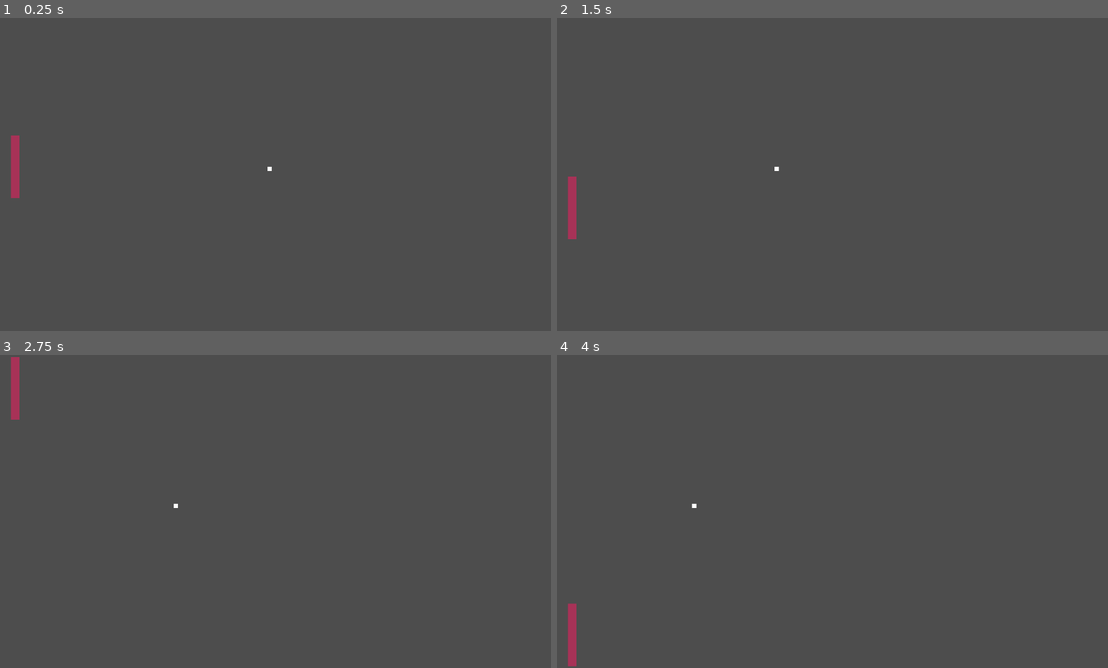
Above: before the commit, frames 1-4 (two rows, left to right).
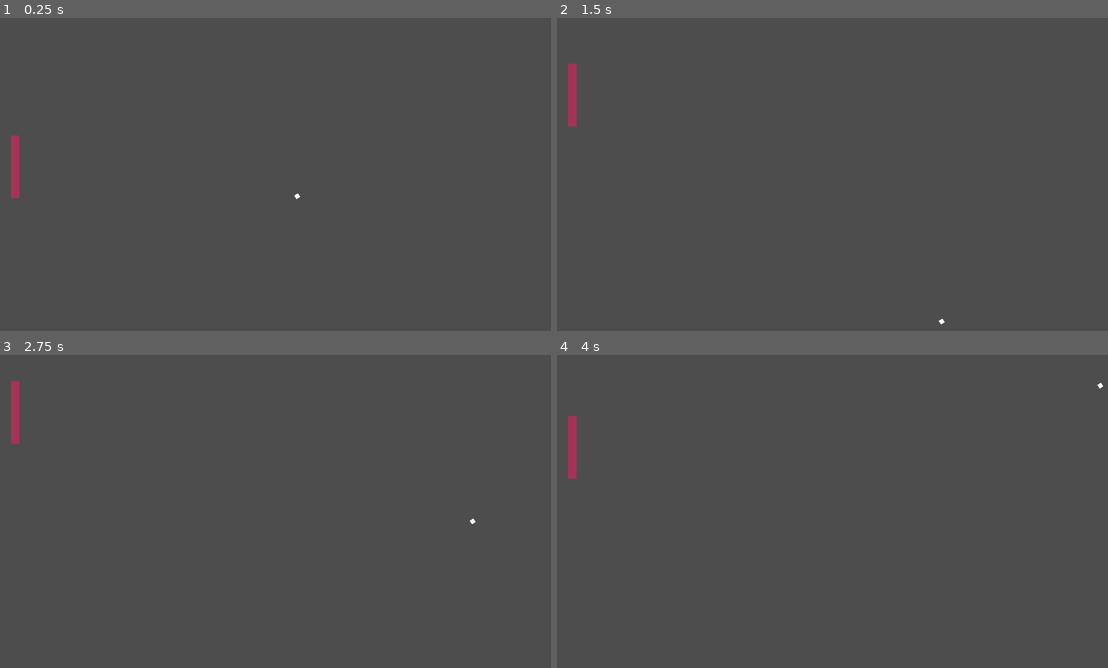
Above: after the commit, the same moments.

Repository: rdleon/netpong
Game: Godot game, scene res://Scenes/scene_handler.tscn
The game is run twice, just before and just after one commit, with the same random seed, the same clock (stepped at 60 frames per second) and the same inputs.
Inputs:
- Up to frame 1 (0.25 s): no input
- Up to frame 2 (1.5 s): hold Up (ui_up) 0.53-1.28 s; hold Down (ui_down) from 1.28 s (still down)
- Up to frame 3 (2.75 s): release Down (ui_down) at 2.03 s; hold Up (ui_up) from 2.03 s (still down)
- Up to frame 4 (4 s): tap Enter at 3.5 s; release Up (ui_up) at 3.53 s; hold Down (ui_down) from 3.53 s (still down)

The runs differ from the first frame. In frame 1, less than 0.1% of the frame differs, in the area x 48-55%, y 47-58%; in frame 2, 0.7%; in frame 3, 0.3%; in frame 4, 0.7%, in the area x 1-100%, y 8-100%.

Commit message:
Fix collision dragging the paddle

Diff:
--- a/Scenes/ball.gd
+++ b/Scenes/ball.gd
@@ -1,11 +1,19 @@
-extends RigidBody2D
+extends CharacterBody2D
 
+const SPEED = 300
+
+var motion = Vector2()
+var left = Vector2(1, 0)
+var right = Vector2(-1, 0)
+var direction = left
+
+func _ready():
+	rotation = 1.0
+	position = Vector2(644, 347)
+	velocity = Vector2(SPEED, 0).rotated(rotation)
 
 # Called when the node enters the scene tree for the first time.
-func _ready():
-	apply_impulse(Vector2(-100,0))
-
-
-# Called every frame. 'delta' is the elapsed time since the previous frame.
-func _process(delta):
-	pass
+func _physics_process(delta):
+	var collision = move_and_collide(velocity * delta)
+	if collision:
+		velocity = velocity.bounce(collision.get_normal())
--- a/Scenes/ball.tscn
+++ b/Scenes/ball.tscn
@@ -5,10 +5,8 @@
 [sub_resource type="CircleShape2D" id="CircleShape2D_ovy1m"]
 radius = 5.0
 
-[node name="Ball" type="RigidBody2D"]
+[node name="Ball" type="CharacterBody2D"]
 position = Vector2(644, 347)
-gravity_scale = 0.0
-can_sleep = false
 script = ExtResource("1_58hh5")
 metadata/_edit_group_ = true
 
--- a/Scenes/player.tscn
+++ b/Scenes/player.tscn
@@ -6,6 +6,8 @@
 size = Vector2(20, 144)
 
 [node name="Player" type="CharacterBody2D"]
+collision_layer = 3
+collision_mask = 2
 script = ExtResource("1_mok6s")
 
 [node name="ColorRect" type="ColorRect" parent="."]
--- a/Scenes/scene_handler.tscn
+++ b/Scenes/scene_handler.tscn
@@ -11,7 +11,7 @@
 [sub_resource type="RectangleShape2D" id="RectangleShape2D_osgqm"]
 size = Vector2(10, 740)
 
-[node name="SceneHandler" type="Node"]
+[node name="PlayField" type="Node"]
 
 [node name="Player" parent="." instance=ExtResource("1_o8i4a")]
 position = Vector2(25, 270)
@@ -20,6 +20,8 @@
 
 [node name="Border" type="StaticBody2D" parent="."]
 position = Vector2(639, 0)
+collision_layer = 3
+collision_mask = 3
 physics_material_override = SubResource("PhysicsMaterial_nnyq7")
 
 [node name="Top" type="CollisionShape2D" parent="Border"]
--- a/Scripts/player.gd
+++ b/Scripts/player.gd
@@ -1,12 +1,12 @@
 extends CharacterBody2D
 
-@export var SPEED : int = 30
+@export var SPEED : int = 300
 
 func _physics_process(delta):
 	var direction = Input.get_axis("ui_up", "ui_down")
 	if direction:
 		velocity.y = direction * SPEED
 	else:
-		velocity.y = move_toward(velocity.y, 0, SPEED)
+		velocity.y = 0
 
-	move_and_collide(velocity)
+	move_and_slide()
